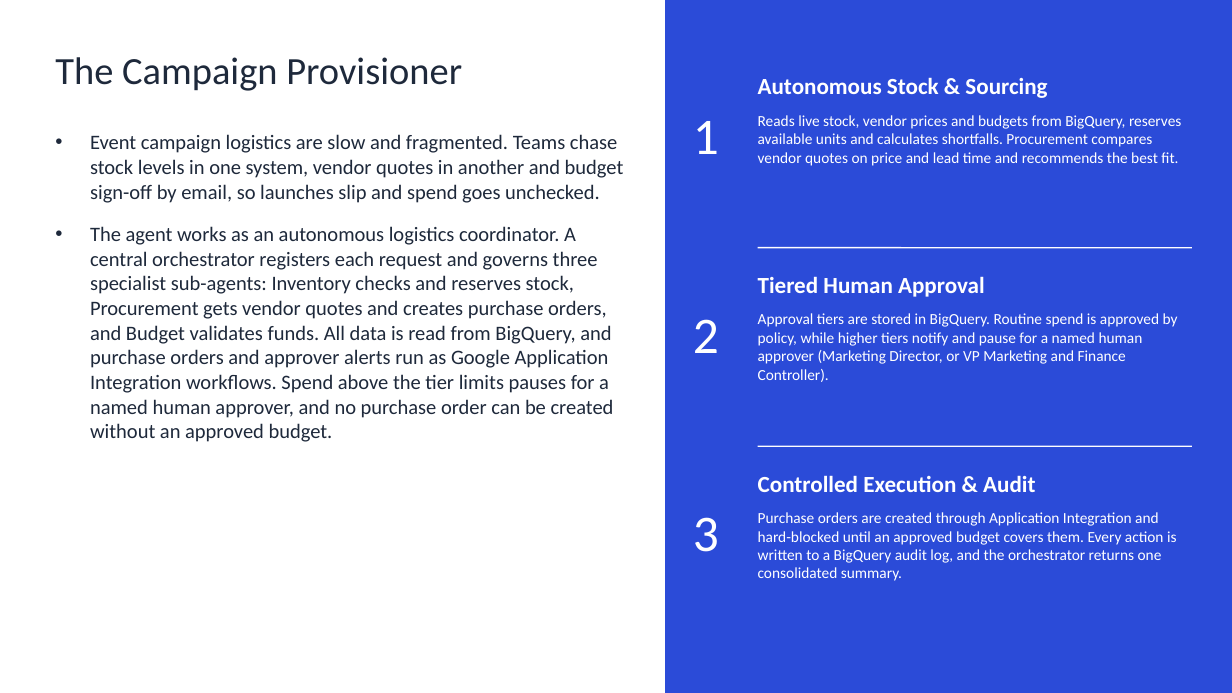
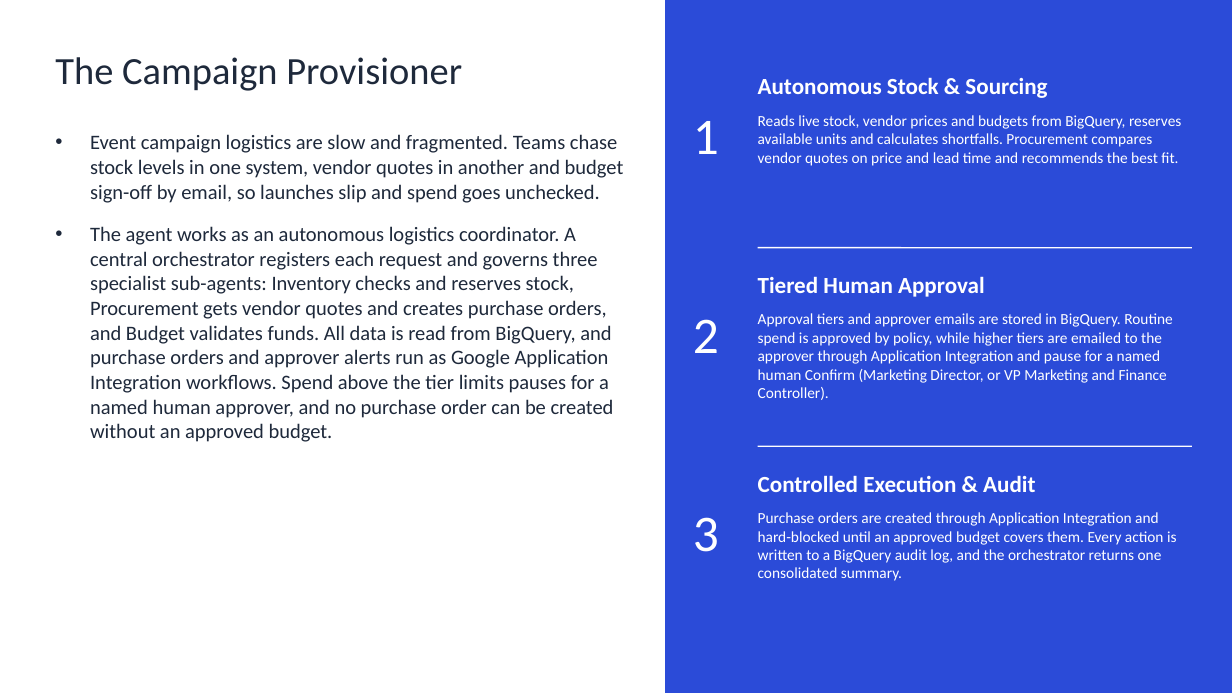
Before and after one commit to DasBalvinderDas/market-campaign-agent, a slide deck: slide 2 of docs/Campaign_Provisioner_Management_Deck.pptx. Drawn at 1232x693 pixels with LibreOffice and Linux fonts; fonts in the diff are those of the drawing. Boxes give left, top, right and bottom in pixels: in the first picture for what was removed or moved away, otherwise in the second. Text is boxed around its words. In the diff, an @@ line names an element or a change of style, - is before the commit and + after.

```diff
--- a/docs/Campaign_Provisioner_Management_Deck.pptx
+++ b/docs/Campaign_Provisioner_Management_Deck.pptx
@@ text at box(758, 313, 1173, 400): text changed @@
-Approval tiers are stored in BigQuery. Routine spend is approved by policy, while higher tiers notify and pause for a named human approver (Marketing Director, or VP Marketing and Finance Controller).
+Approval tiers and approver emails are stored in BigQuery. Routine spend is approved by policy, while higher tiers are emailed to the approver through Application Integration and pause for a named human Confirm (Marketing Director, or VP Marketing and Finance Controller).
```
Also in this commit, not shown: 1 other slide changed, 5 other files.
